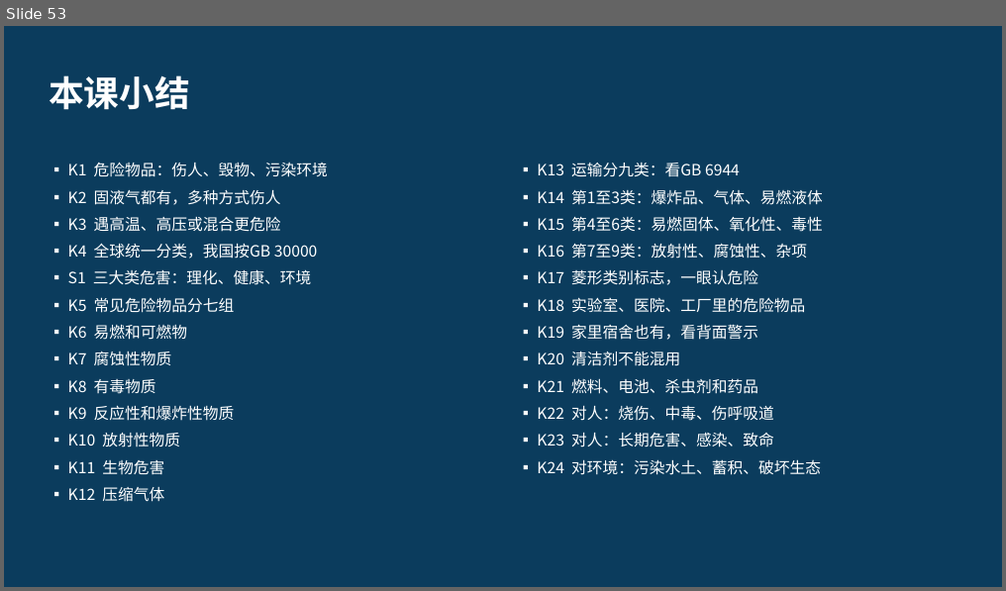
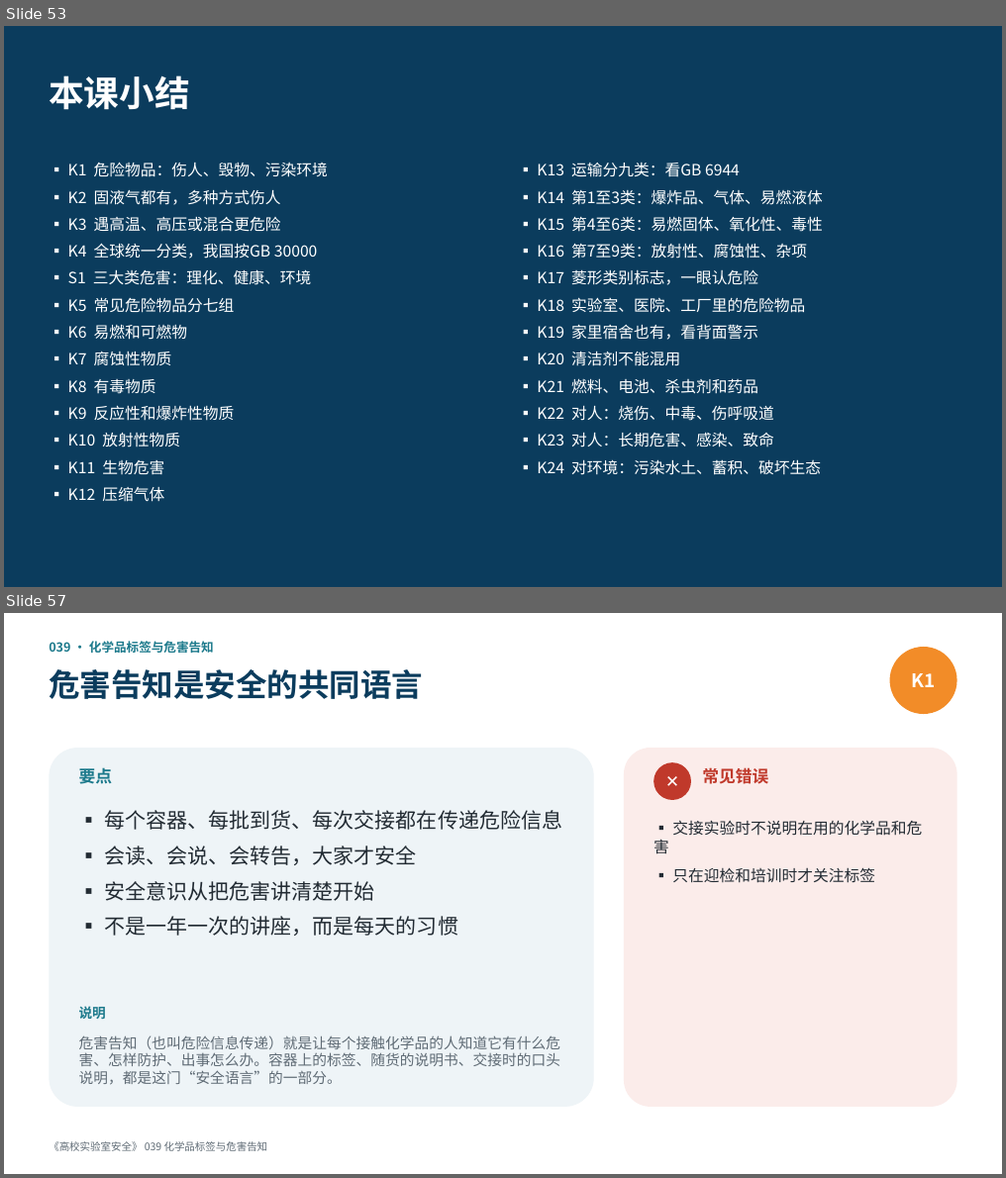
Before and after one commit to hanrongwx-max/videoyoutubo, a slide deck: course/高校实验室安全/课件/第5章_化学品安全.pptx. Shown one above the other, each under a label of ours: slide 53 before the commit, slides 53 and 57 after it; the slides between them are not shown. The pictures are 1006x591 and 1006x1178 pixels, drawn with LibreOffice and Linux fonts; fonts in the diff are those of the drawing. Boxes give left, top, right and bottom in pixels: in the first picture for what was removed or moved away, otherwise in the second. Text is boxed around its words. In the diff, an @@ line names an element or a change of style, - is before the commit and + after.

```diff
--- a/course/高校实验室安全/课件/第5章_化学品安全.pptx
+++ b/course/高校实验室安全/课件/第5章_化学品安全.pptx
@@ slide 57 added at box(4, 613, 1002, 1174), background #FFFFFF @@
@@ text added at box(49, 641, 214, 653), 12 pt, text #1D7A8C, bold @@
+039 · 化学品标签与危害告知
@@ text added at box(49, 669, 423, 699), 30 pt, text #0B3C5D, bold @@
+危害告知是安全的共同语言
@@ ellipse added at box(890, 647, 957, 714), fill #F28C28, 18 pt, text #FFFFFF, bold @@
+K1
@@ rounded rectangle added at box(49, 748, 594, 1107), fill #EEF4F7 @@
@@ rounded rectangle added at box(624, 748, 957, 1107), fill #FBECEA @@
@@ text added at box(79, 768, 113, 784), 16 pt, text #1D7A8C, bold @@
+要点
@@ ellipse added at box(653, 762, 691, 800), fill #C0392B, 16 pt, text #FFFFFF, bold @@
+✕
@@ text added at box(702, 768, 768, 784), 16 pt, text #C0392B, bold @@
+常见错误
@@ text added at box(104, 810, 562, 936), 20 pt, text #222B33 @@
+▪ 每个容器、每批到货、每次交接都在传递危险信息
+▪ 会读、会说、会转告，大家才安全
+▪ 安全意识从把危害讲清楚开始
+▪ 不是一年一次的讲座，而是每天的习惯
@@ text added at box(653, 820, 922, 883), 15 pt, text #222B33 @@
+▪ 交接实验时不说明在用的化学品和危害
+▪ 只在迎检和培训时才关注标签
@@ text added at box(79, 1007, 106, 1019), 13 pt, text #1D7A8C, bold @@
+说明
@@ text added at box(79, 1036, 560, 1085), 14 pt, text #5F6B75 @@
+危害告知（也叫危险信息传递）就是让每个接触化学品的人知道它有什么危害、怎样防护、出事怎么办。容器上的标签、随货的说明书、交接时的口头说明，都是这门“安全语言”的一部分。
@@ text added at box(49, 1142, 268, 1152), 10 pt, text #5F6B75 @@
+《高校实验室安全》 039 化学品标签与危害告知
```
Also in this commit, not shown: 30 other slides added, 2 other files.
